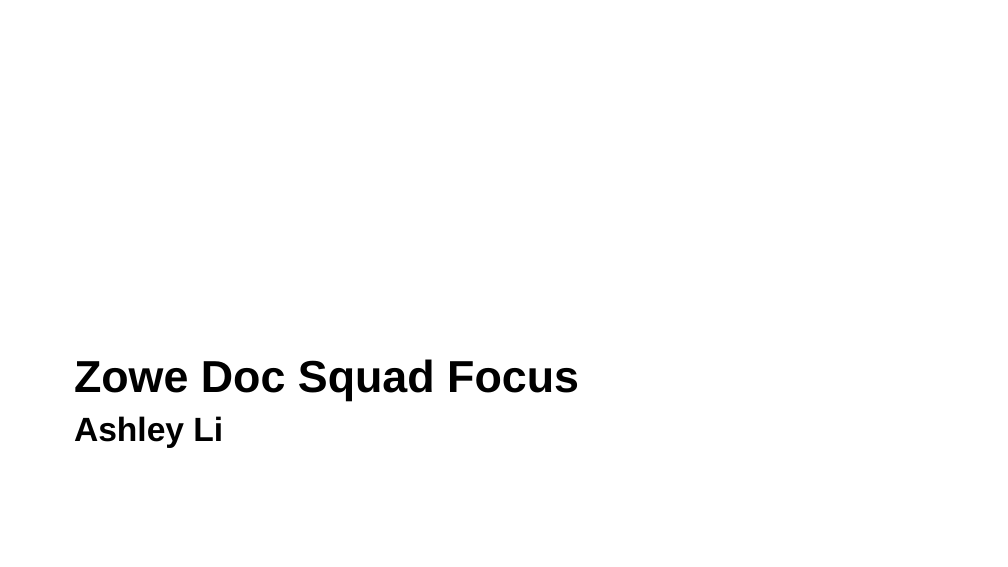
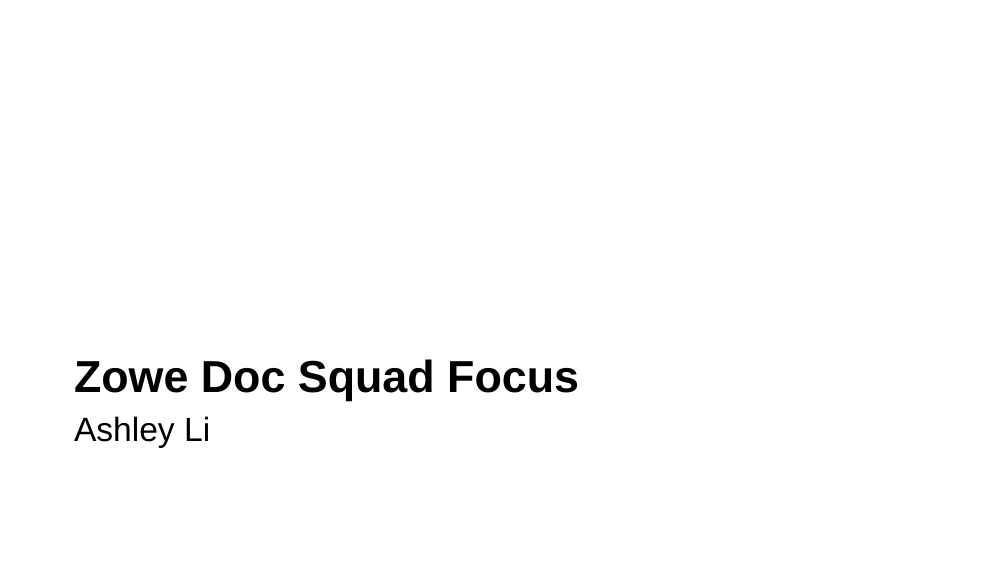
Before and after one commit to zowe/community, a slide deck: slide 31 of Project Management/PI Planning/20PI4 Planning/Zowe Community Squad Focus for 20PI4.pptx. Drawn at 1008x567 pixels with LibreOffice and Linux fonts; fonts in the diff are those of the drawing. Boxes give left, top, right and bottom in pixels: in the first picture for what was removed or moved away, otherwise in the second. Text is boxed around its words. In the diff, an @@ line names an element or a change of style, - is before the commit and + after.

```diff
--- a/Project Management/PI Planning/20PI4 Planning/Zowe Community Squad Focus for 20PI4.pptx
+++ b/Project Management/PI Planning/20PI4 Planning/Zowe Community Squad Focus for 20PI4.pptx
@@ text at (74, 416, 210, 448): bold off in "Ashley Li" @@
```
Also in this commit, not shown: 5 other slides changed.
